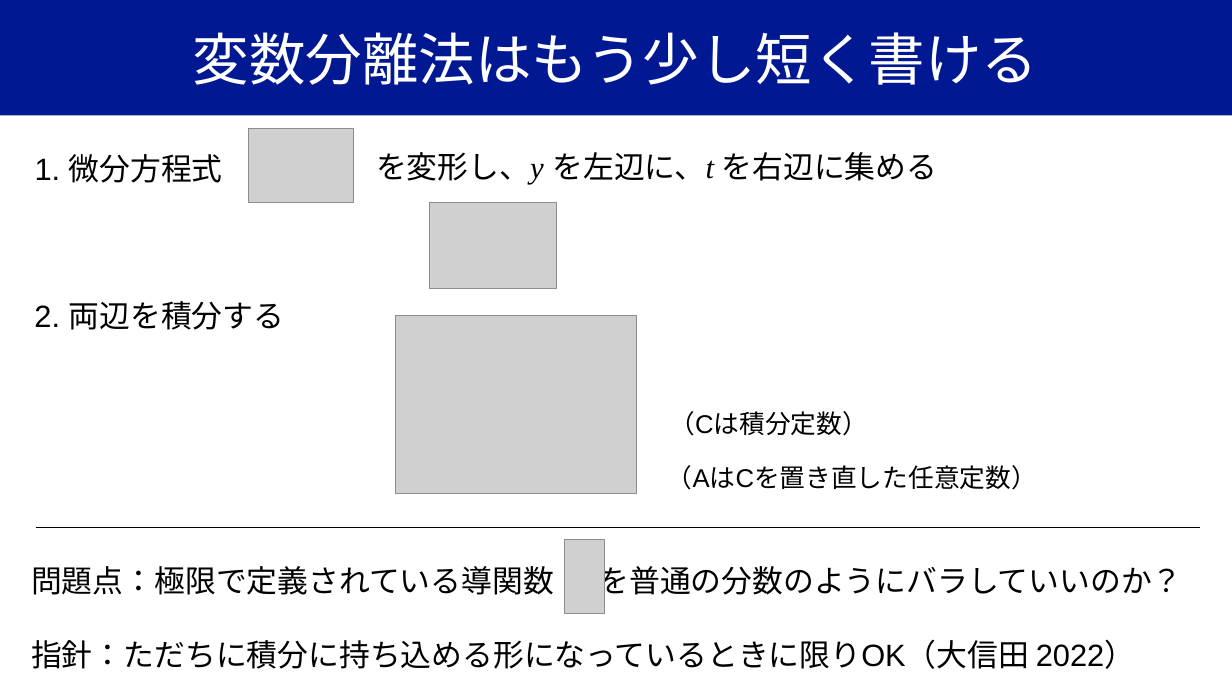
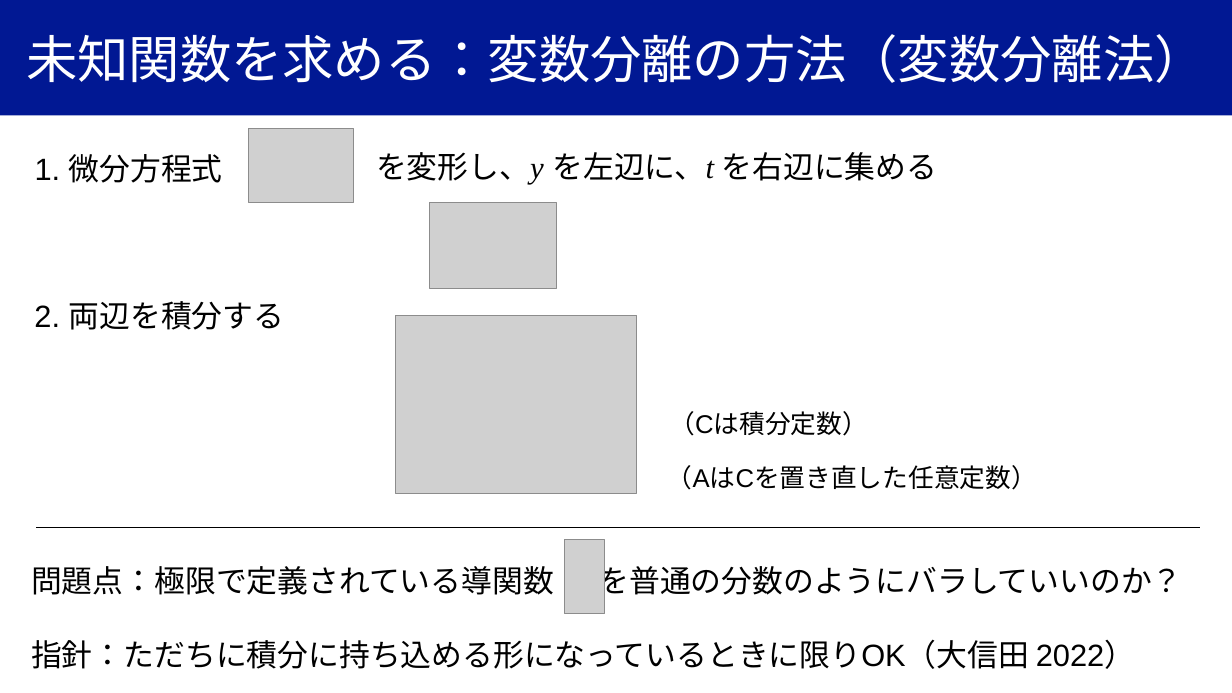
Before and after one commit to YugiLab/Lectures, a slide deck: slide 12 of DS2_2026/Day1/yugi_lecture1_ode.pptx (slide 16 before the commit). Drawn at 1232x693 pixels with LibreOffice and Linux fonts; fonts in the diff are those of the drawing; grey boxes stand for pictures. Boxes give left, top, right and bottom in pixels: in the first picture for what was removed or moved away, otherwise in the second. Text is boxed around its words. In the diff, an @@ line names an element or a change of style, - is before the commit and + after.

```diff
--- a/DS2_2026/Day1/yugi_lecture1_ode.pptx
+++ b/DS2_2026/Day1/yugi_lecture1_ode.pptx
@@ title at [26, 34, 1205, 83]: text changed; size 44 to 40 pt @@
-変数分離法はもう少し短く書ける
+未知関数を求める：変数分離の方法（変数分離法）
```
Also in this commit, not shown: 8 other slides changed, 4 slides added, 2 slides removed, 2 other files.
